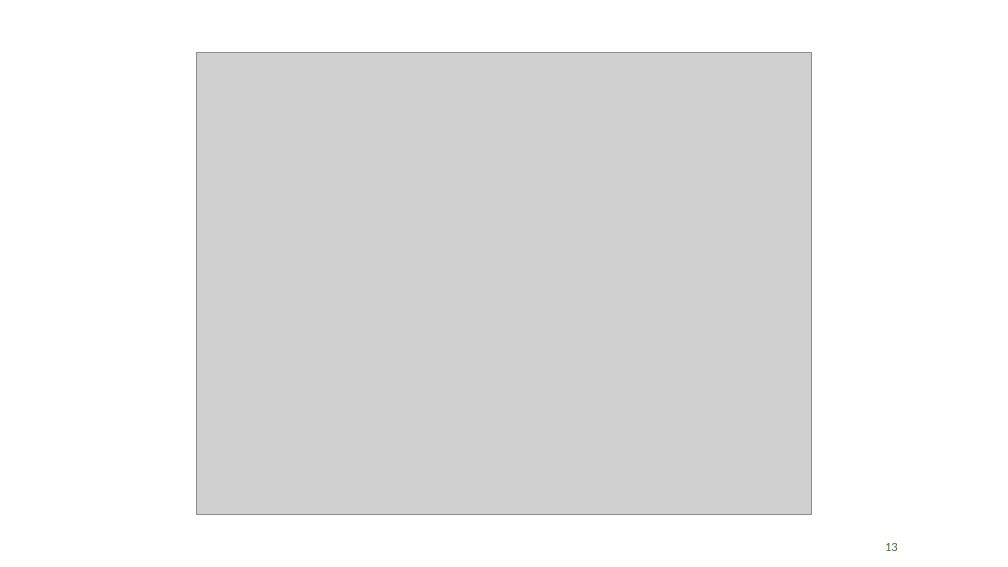
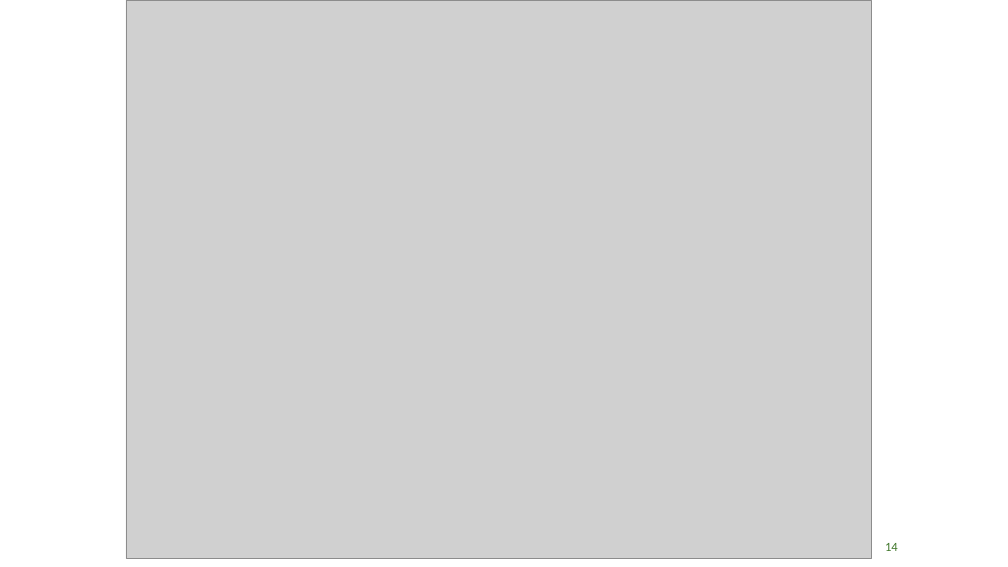
Before and after one commit to tneely/epileptic_dogs, a slide deck: slide 14 of milestone/Epileptic Seizure Prediction Mile Stone Presentation.pptx (slide 13 before the commit). Drawn at 1008x567 pixels with LibreOffice and Linux fonts; fonts in the diff are those of the drawing; grey boxes stand for pictures. Boxes give left, top, right and bottom in pixels: in the first picture for what was removed or moved away, otherwise in the second. Text is boxed around its words. In the diff, an @@ line names an element or a change of style, - is before the commit and + after.

```diff
--- a/milestone/Epileptic Seizure Prediction Mile Stone Presentation.pptx
+++ b/milestone/Epileptic Seizure Prediction Mile Stone Presentation.pptx
@@ picture: place and size @@
-picture at [197,53,812,515]
+picture at [126,0,871,559]
@@ page number at [885,543,898,551]: text changed @@
-13
+14
```
Also in this commit, not shown: 1 other slide changed, 3 slides added.
